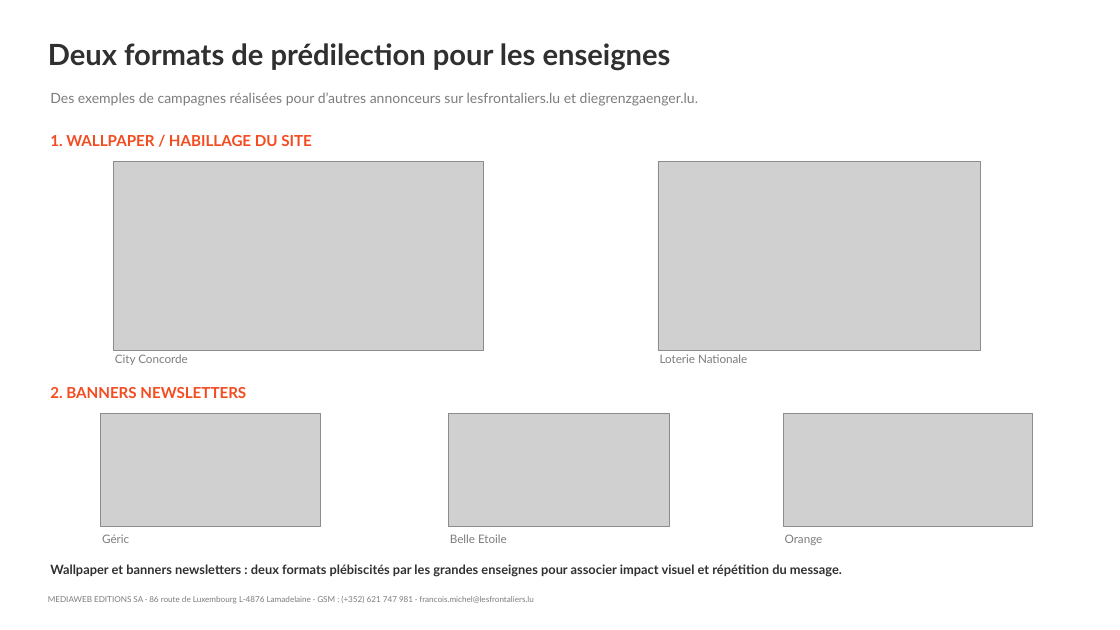
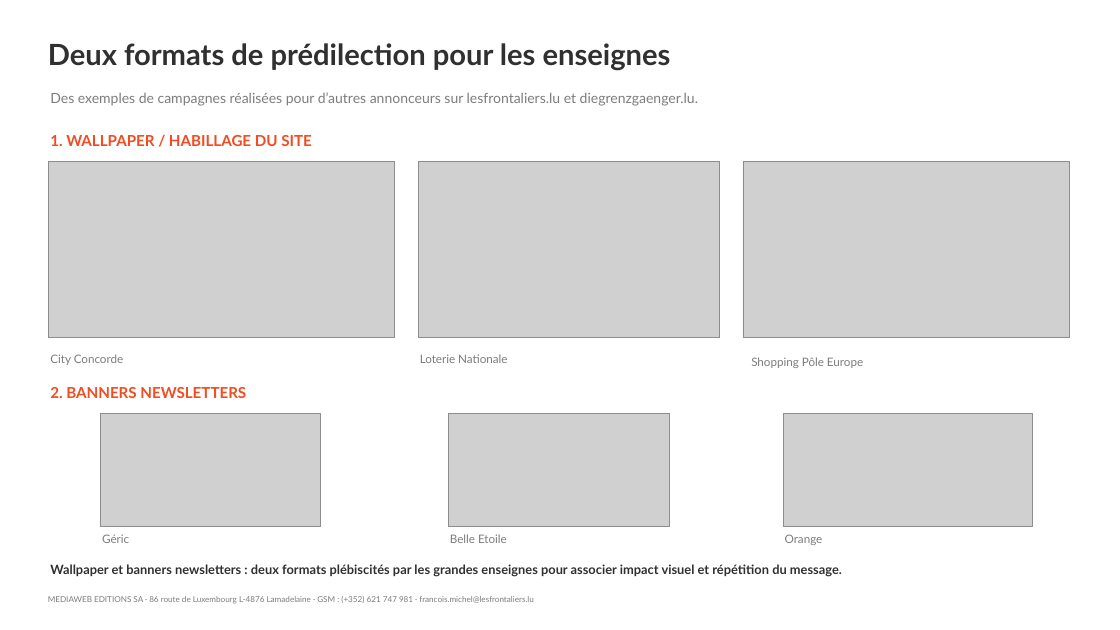
Before and after one commit to michelfrancoismf-hub/pr-sentation-Leclerc, a slide deck: slide 3 of Proposition_ELeclerc_revisee_v2.pptx. Drawn at 1120x630 pixels with LibreOffice and Linux fonts; fonts in the diff are those of the drawing; grey boxes stand for pictures. Boxes give left, top, right and bottom in pixels: in the first picture for what was removed or moved away, otherwise in the second. Text is boxed around its words. In the diff, an @@ line names an element or a change of style, - is before the commit and + after.

Commit message:
Slide 3 : ajout du wallpaper Shopping Pôle Europe ; slide 9 : suppression des totaux

```diff
--- a/Proposition_ELeclerc_revisee_v2.pptx
+++ b/Proposition_ELeclerc_revisee_v2.pptx
@@ picture: place and size @@
-picture at [113, 161, 484, 350]
+picture at [49, 161, 395, 338]
@@ picture: place and size @@
-picture at [658, 161, 981, 350]
+picture at [418, 161, 720, 338]
@@ picture added at [744, 161, 1070, 338] @@
@@ text "City Concorde": place and size @@
-text "City Concorde" at [115, 354, 187, 365]
+text "City Concorde" at [50, 354, 123, 365]
@@ text "Loterie Nationale": place and size @@
-text "Loterie Nationale" at [660, 354, 747, 363]
+text "Loterie Nationale" at [420, 354, 507, 363]
@@ text added at [751, 357, 863, 368], 10 pt, text #7D7D7D @@
+Shopping Pôle Europe
```
Also in this commit, not shown: 1 other slide changed.
